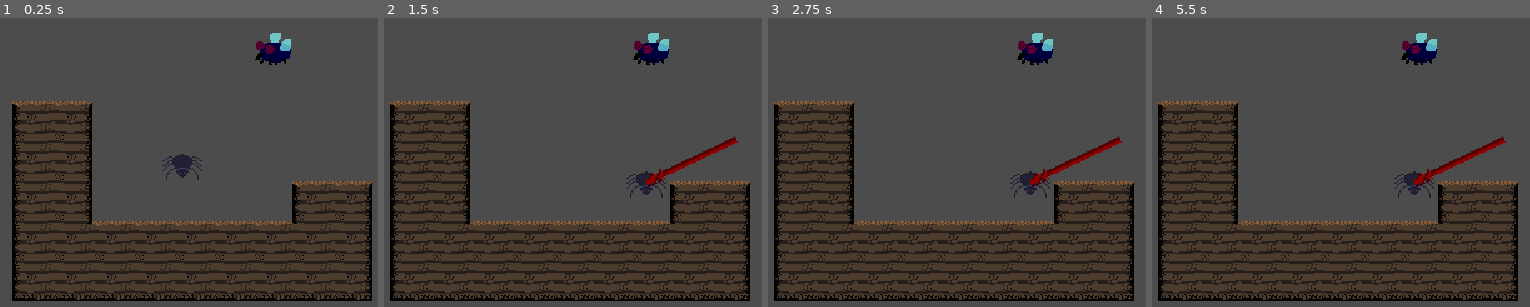
Above: before the commit, frames 1-4 (left to right).
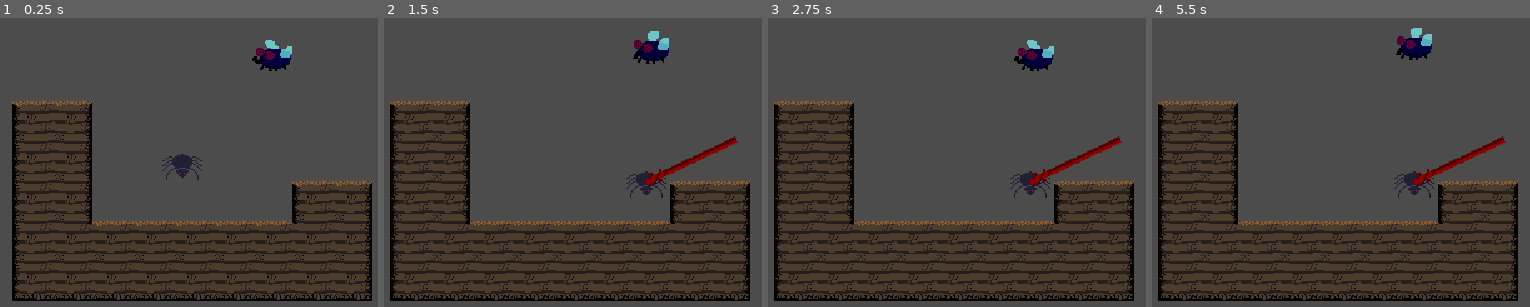
Above: after the commit, the same moments.

Repository: Heckin-Doggo/gmtk-game
Game: Godot game, scene res://levels/TestLevel.tscn
Same seed, same stepped clock (60 frames per second), same inputs: the game is played once before the commit and once after it.
Inputs (mouse positions are in pixels of both pictures, inside the frame that each line leads up to):
- Up to frame 1 (0.25 s): no input
- Up to frame 2 (1.5 s): move the mouse to (743, 139) at 0.52 s; click (743, 139) at 0.67 s; move the mouse to (735, 139) at 1.27 s; click (735, 139) at 1.42 s
- Up to frame 3 (2.75 s): tap Enter at 2 s; move the mouse to (1119, 139) at 2.02 s; click (1119, 139) at 2.17 s
- Up to frame 4 (5.5 s): tap Space at 2.75 s; click (1503, 139) at 2.92 s; tap Enter at 3.5 s; click (1503, 139) at 3.67 s; click (1503, 139) at 4.42 s; click (1503, 139) at 5.17 s

The runs differ from the first frame. In frame 1, 0.8% of the frame differs, in the area x 66-78%, y 5-19%; in frame 2, 0.3%; in frame 3, 0.8%; in frame 4, 0.8%.

Commit message:
fly be moovin and groovin

Diff:
--- a/game/Fly.gd
+++ b/game/Fly.gd
@@ -2,13 +2,17 @@
 
 
 # Declare member variables here. Examples:
-# var a = 2
-# var b = "text"
+var original_pos = position
+export var dampening = 10
+export var bounds = 5
+
+var additional_vector = Vector2.ZERO
 
 
 # Called when the node enters the scene tree for the first time.
 func _ready():
-	pass # Replace with function body.
+	original_pos = position
+	$RandomMovementTimer.connect("timeout", self, "random_movement")
 
 
 # Called every frame. 'delta' is the elapsed time since the previous frame.
@@ -16,4 +20,18 @@
 #	pass
 
 func _physics_process(delta):
-	set_applied_force(Vector2(0,-weight*10))
+	var base_vector = Vector2(0,-weight*10)  # keeps the fly in the air.
+
+	var damp = get_linear_velocity() * -0.4  # reduction in speed
+
+	if abs(position.x - original_pos.x) > bounds and abs(position.y - original_pos.y) > bounds:
+		base_vector += Vector2(position.x-original_pos.x, position.y-original_pos.y)*-1
+	set_applied_force(base_vector + damp + additional_vector)
+
+	# clear additional vector
+	additional_vector = Vector2.ZERO
+
+func random_movement():
+	var rand_force = Vector2((randf()-.5)*1000, (randf()-.5)*1000)
+	additional_vector = rand_force
+	print("set random fly force to:", rand_force)
--- a/game/Fly.tscn
+++ b/game/Fly.tscn
@@ -1,24 +1,48 @@
-[gd_scene load_steps=5 format=2]
+[gd_scene load_steps=9 format=2]
 
-[ext_resource path="res://assets/sprites/Fly1.png" type="Texture" id=1]
+[ext_resource path="res://assets/sprites/Fly1-sheet.png" type="Texture" id=1]
 [ext_resource path="res://Fly.gd" type="Script" id=2]
 
 [sub_resource type="CircleShape2D" id=1]
 radius = 16.0
 
-[sub_resource type="SpriteFrames" id=2]
+[sub_resource type="AtlasTexture" id=2]
+atlas = ExtResource( 1 )
+region = Rect2( 0, 0, 32, 32 )
+
+[sub_resource type="AtlasTexture" id=3]
+atlas = ExtResource( 1 )
+region = Rect2( 32, 0, 32, 32 )
+
+[sub_resource type="AtlasTexture" id=4]
+atlas = ExtResource( 1 )
+region = Rect2( 64, 0, 32, 32 )
+
+[sub_resource type="AtlasTexture" id=5]
+atlas = ExtResource( 1 )
+region = Rect2( 96, 0, 32, 32 )
+
+[sub_resource type="SpriteFrames" id=6]
 animations = [ {
-"frames": [ ExtResource( 1 ) ],
+"frames": [ SubResource( 2 ), SubResource( 3 ), SubResource( 4 ), SubResource( 5 ) ],
 "loop": true,
 "name": "default",
 "speed": 5.0
 } ]
 
 [node name="Fly" type="RigidBody2D"]
+mode = 2
 script = ExtResource( 2 )
+dampening = 100
 
 [node name="CollisionShape2D" type="CollisionShape2D" parent="."]
 shape = SubResource( 1 )
 
 [node name="AnimatedSprite" type="AnimatedSprite" parent="."]
-frames = SubResource( 2 )
+frames = SubResource( 6 )
+frame = 1
+playing = true
+
+[node name="RandomMovementTimer" type="Timer" parent="."]
+wait_time = 5.0
+autostart = true
